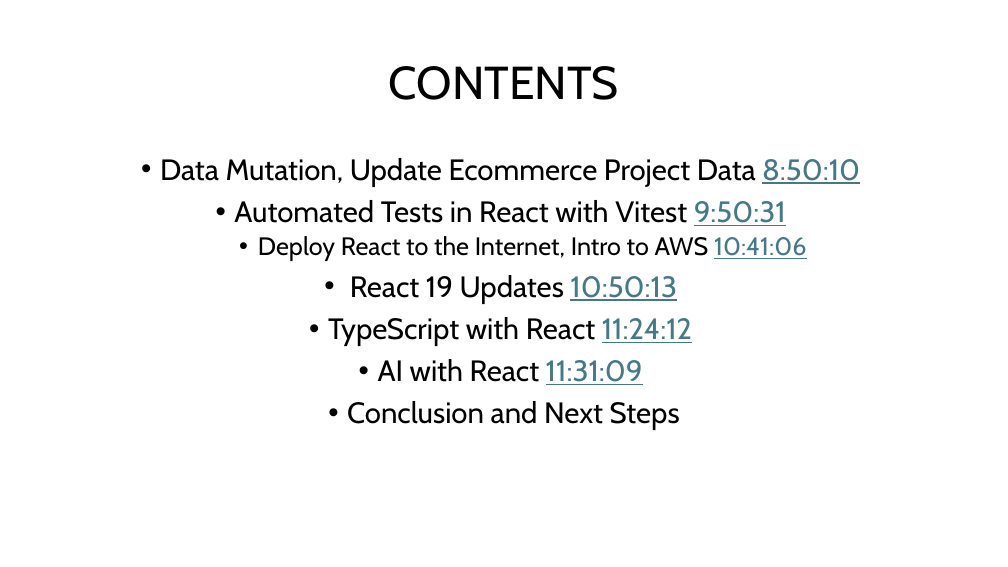
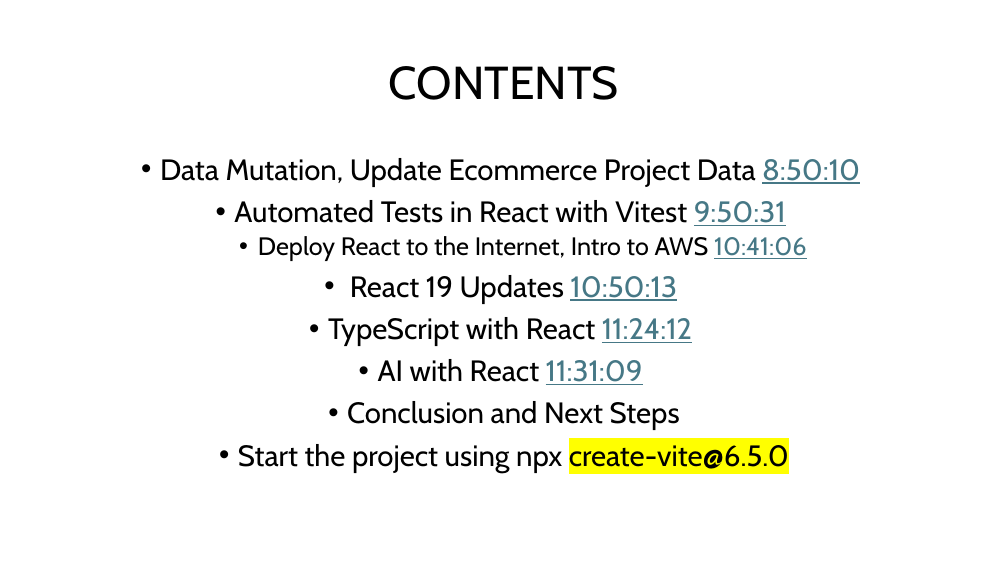
Before and after one commit to urk17me114/frontend_study_data, a slide deck: slide 2 of ROADMAP/roadmap react js.pptx. Drawn at 1008x567 pixels with LibreOffice and Linux fonts; fonts in the diff are those of the drawing. Boxes give left, top, right and bottom in pixels: in the first picture for what was removed or moved away, otherwise in the second. Text is boxed around its words. In the diff, an @@ line names an element or a change of style, - is before the commit and + after.

Commit message:
chatbot appln done in react setup.New e commerce project started

```diff
--- a/ROADMAP/roadmap react js.pptx
+++ b/ROADMAP/roadmap react js.pptx
@@ text at box(238, 444, 789, 473): paragraph added @@
+• Start the project using npx create-vite@6.5.0
```
Also in this commit, not shown: 2 other slides changed, 44 other files.
